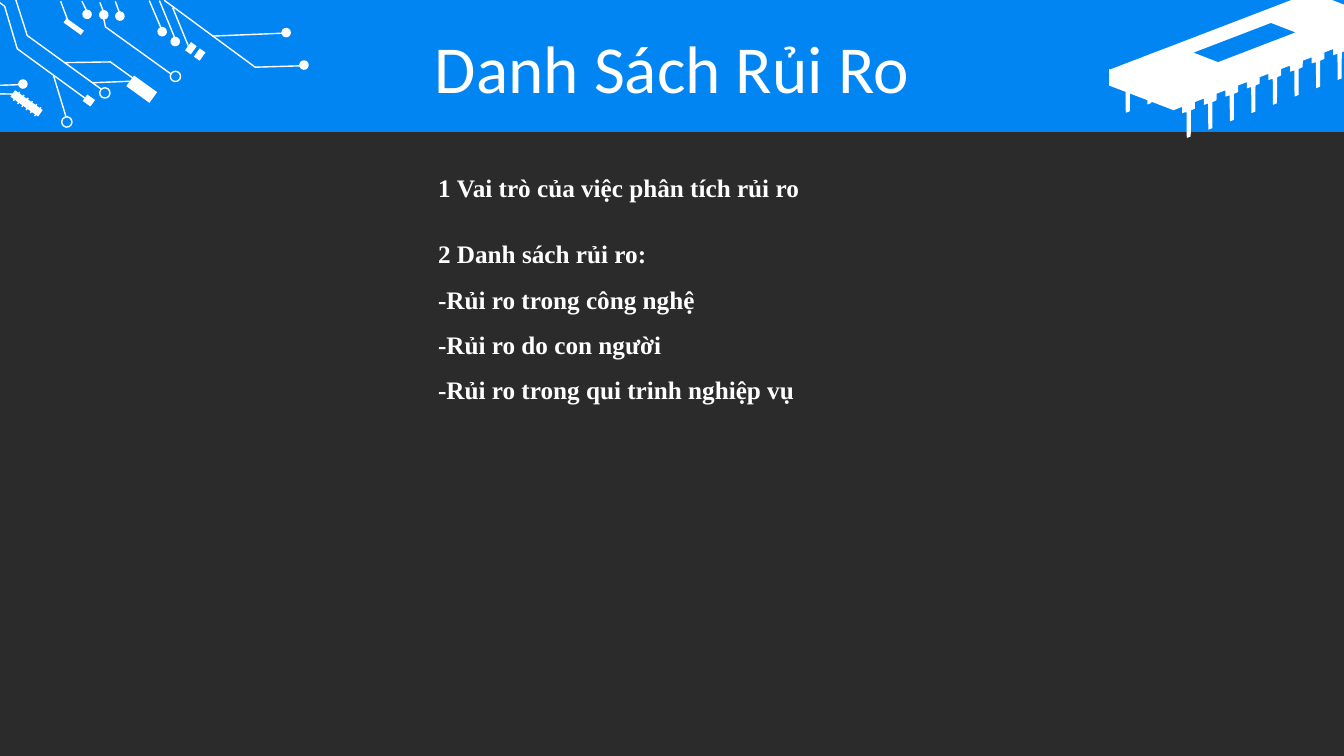
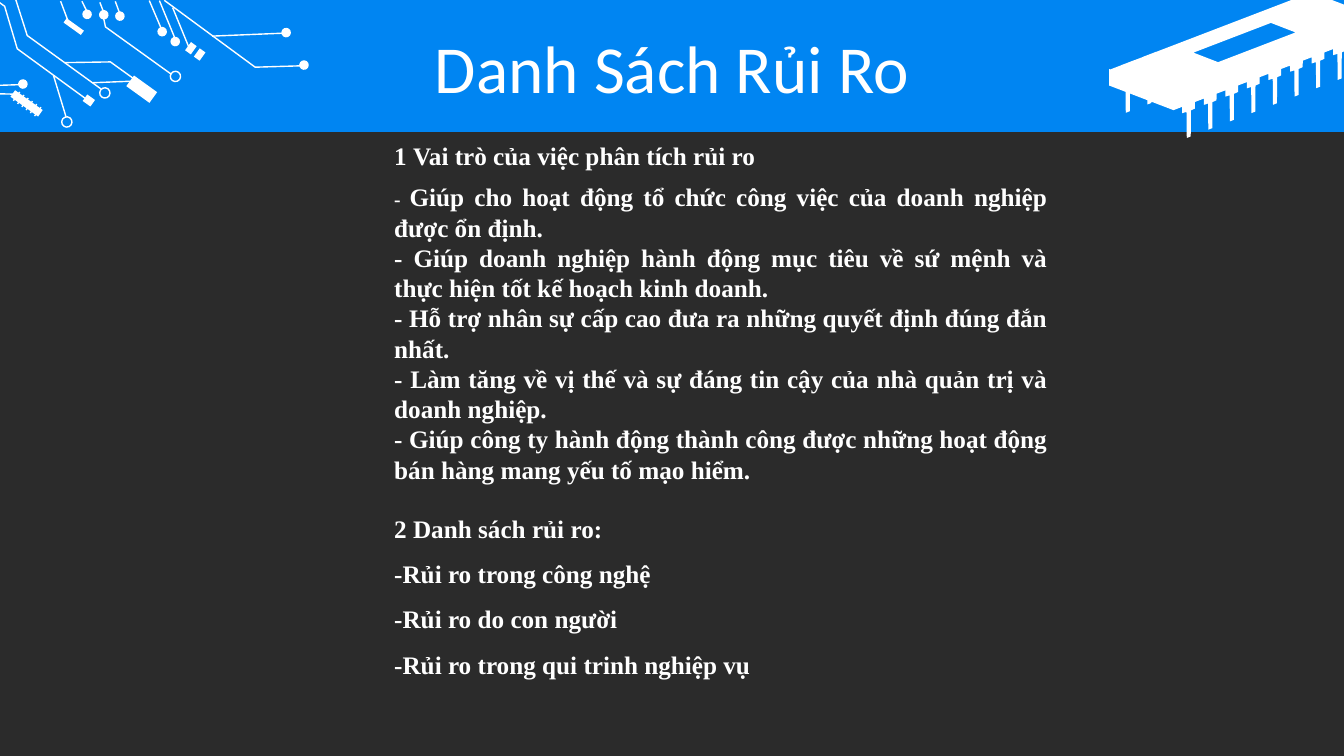
Before and after one commit to VnMinhDz/Nhom4, a slide deck: slide 5 of Power point bài tập lớn.pptx. Drawn at 1344x756 pixels with LibreOffice and Linux fonts; fonts in the diff are those of the drawing; background and template pictures are left out; a plain dark background stands for a picture behind light text. Boxes give left, top, right and bottom in pixels: in the first picture for what was removed or moved away, otherwise in the second. Text is boxed around its words. In the diff, an @@ line names an element or a change of style, - is before the commit and + after.

```diff
--- a/Power point bài tập lớn.pptx
+++ b/Power point bài tập lớn.pptx
@@ text "1 Vai trò của việc ...": place and size @@
-text "1 Vai trò của việc ..." at [438, 179, 799, 203]
+text "1 Vai trò của việc ..." at [394, 147, 1047, 485]
@@ text at [394, 187, 1047, 485]: paragraphs added @@
+- Giúp cho hoạt động tổ chức công việc của doanh nghiệp được ổn định.
+- Giúp doanh nghiệp hành động mục tiêu về sứ mệnh và thực hiện tốt kế hoạch kinh doanh.
+- Hỗ trợ nhân sự cấp cao đưa ra những quyết định đúng đắn nhất.
+- Làm tăng về vị thế và sự đáng tin cậy của nhà quản trị và doanh nghiệp.
+- Giúp công ty hành động thành công được những hoạt động bán hàng mang yếu tố mạo hiểm.
@@ text "2 Danh sách rủi ro:": place and size @@
-text "2 Danh sách rủi ro:" at [438, 245, 794, 405]
+text "2 Danh sách rủi ro:" at [394, 520, 750, 680]
```
Also in this commit, not shown: 1 slide removed.
